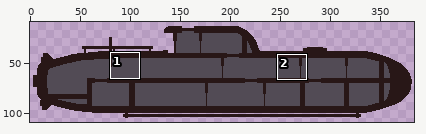
Sprite sheet, stored at background.png. Above, an overview of the earlier version with the close-up marked.
Close-up. As it was:
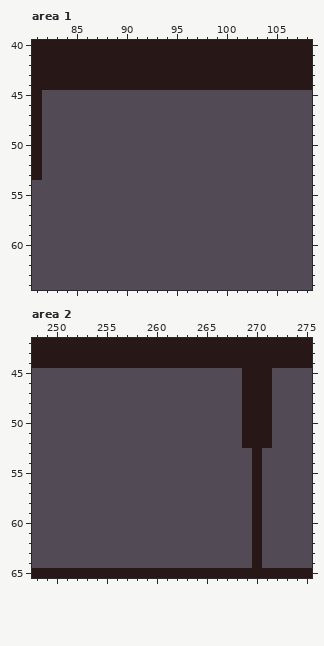
The file is 384x122 pixels. Shown: area 1: x 81..108, y 40..64; area 2: x 248..275, y 42..65. The wide view leaves out empty margins.
And afterwards:
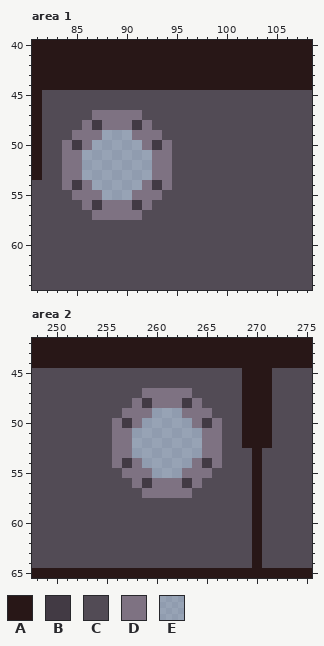
Palette (. is transparent): A #281717  B #423a44  C #524b55  D #7e7282  E #6a9c9f80
Changes in this commit:
--- area 1
@@ x 82..96 @@
 46 CCCCCCCCCCCCCCC
-47 CCCCCCCCCCCCCCC
-48 CCCCCCCCCCCCCCC
-49 CCCCCCCCCCCCCCC
-50 CCCCCCCCCCCCCCC
-51 CCCCCCCCCCCCCCC
-52 CCCCCCCCCCCCCCC
-53 CCCCCCCCCCCCCCC
-54 CCCCCCCCCCCCCCC
-55 CCCCCCCCCCCCCCC
-56 CCCCCCCCCCCCCCC
-57 CCCCCCCCCCCCCCC
+47 CCCCCDDDDDCCCCC
+48 CCCCDBDDDBDCCCC
+49 CCCDDDEEEDDDCCC
+50 CCDBDEEEEEDBDCC
+51 CCDDEEEEEEEDDCC
+52 CCDDEEEEEEEDDCC
+53 CCDDEEEEEEEDDCC
+54 CCDBDEEEEEDBDCC
+55 CCCDDDEEEDDDCCC
+56 CCCCDBDDDBDCCCC
+57 CCCCCDDDDDCCCCC
 58 CCCCCCCCCCCCCCC
--- area 2
@@ x 254..268 @@
 46 CCCCCCCCCCCCCCC
-47 CCCCCCCCCCCCCCC
-48 CCCCCCCCCCCCCCC
-49 CCCCCCCCCCCCCCC
-50 CCCCCCCCCCCCCCC
-51 CCCCCCCCCCCCCCC
-52 CCCCCCCCCCCCCCC
-53 CCCCCCCCCCCCCCC
-54 CCCCCCCCCCCCCCC
-55 CCCCCCCCCCCCCCC
-56 CCCCCCCCCCCCCCC
-57 CCCCCCCCCCCCCCC
+47 CCCCCDDDDDCCCCC
+48 CCCCDBDDDBDCCCC
+49 CCCDDDEEEDDDCCC
+50 CCDBDEEEEEDBDCC
+51 CCDDEEEEEEEDDCC
+52 CCDDEEEEEEEDDCC
+53 CCDDEEEEEEEDDCC
+54 CCDBDEEEEEDBDCC
+55 CCCDDDEEEDDDCCC
+56 CCCCDBDDDBDCCCC
+57 CCCCCDDDDDCCCCC
 58 CCCCCCCCCCCCCCC
